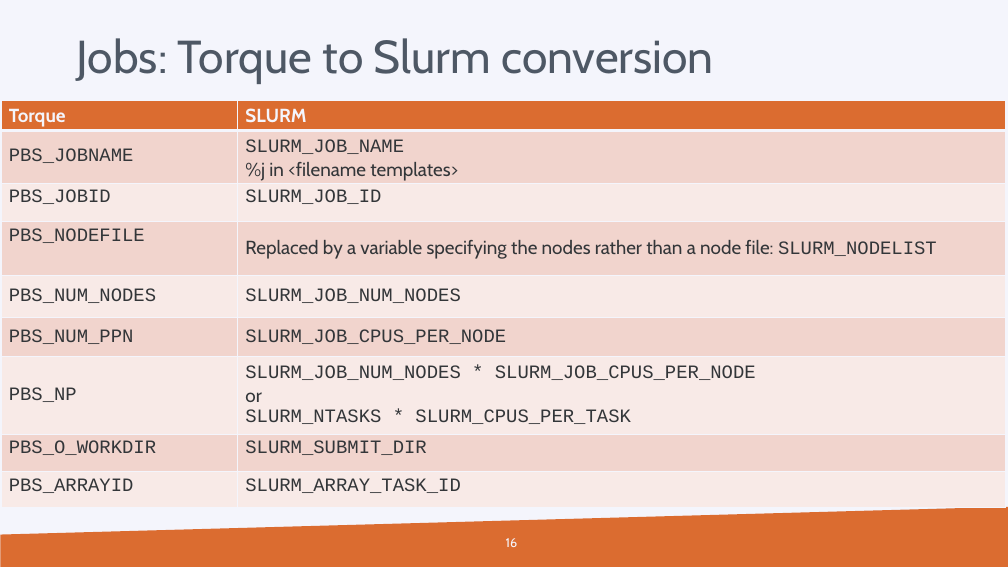
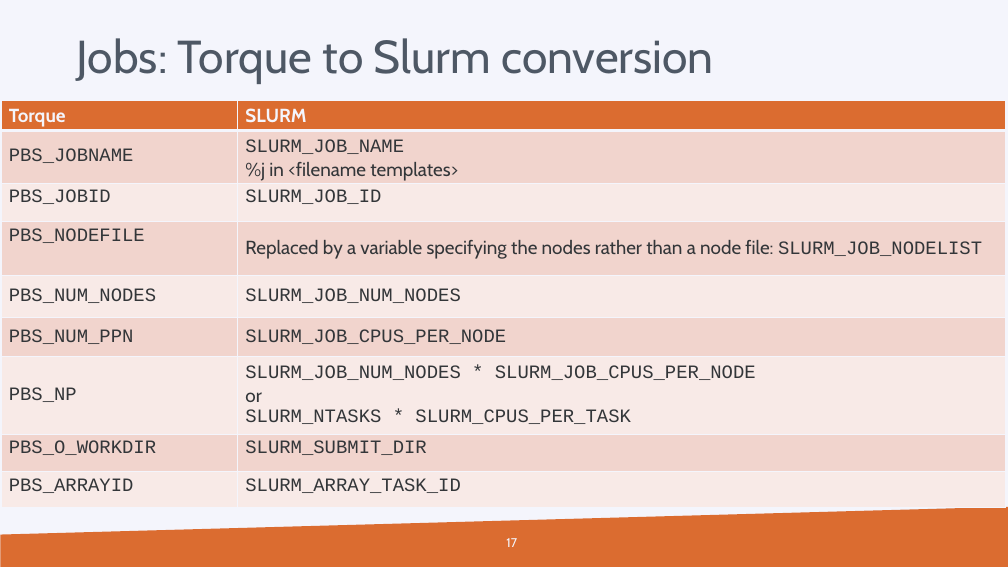
Before and after one commit to hpcleuven/Slurm-lunchbox, a slide deck: slide 17 of Slurm_Lunchbox.pptx (slide 16 before the commit). Drawn at 1008x567 pixels with LibreOffice and Linux fonts; fonts in the diff are those of the drawing; background and template pictures are left out. Boxes give left, top, right and bottom in pixels: in the first picture for what was removed or moved away, otherwise in the second. Text is boxed around its words. In the diff, an @@ line names an element or a change of style, - is before the commit and + after.

```diff
--- a/Slurm_Lunchbox.pptx
+++ b/Slurm_Lunchbox.pptx
@@ table at (2,101,1006,508) @@
-row 4, column 2: Replaced by a variable specifying the nodes rather than a node file: SLURM_NODELIST
+row 4, column 2: Replaced by a variable specifying the nodes rather than a node file: SLURM_JOB_NODELIST
@@ page number at (506,538,517,547): text changed @@
-16
+17
```
Also in this commit, not shown: 5 other slides changed, 1 slide added.
